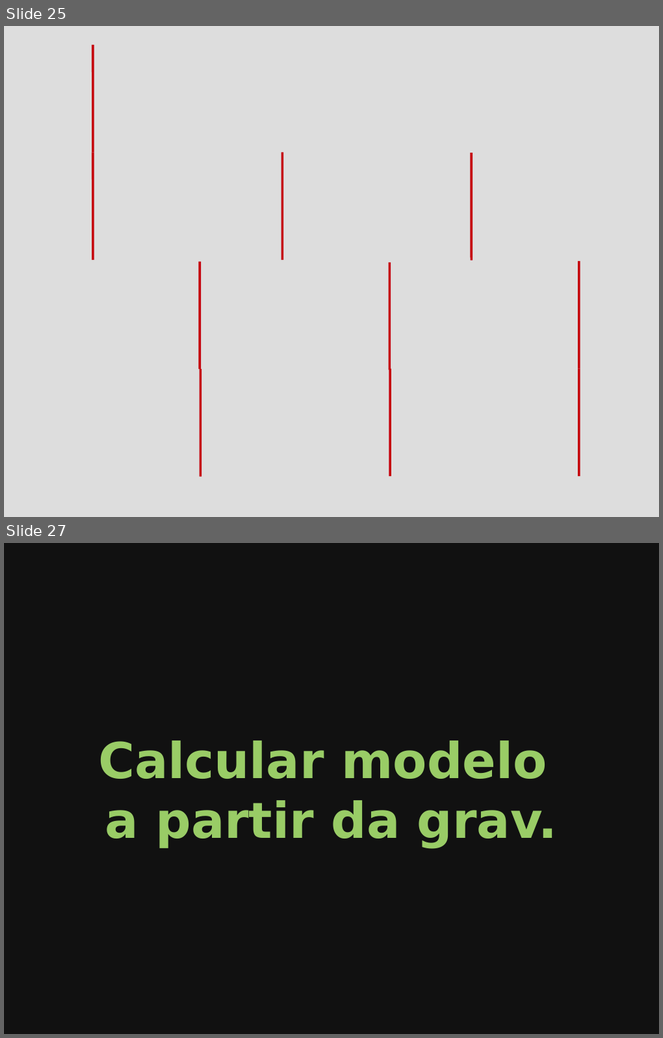
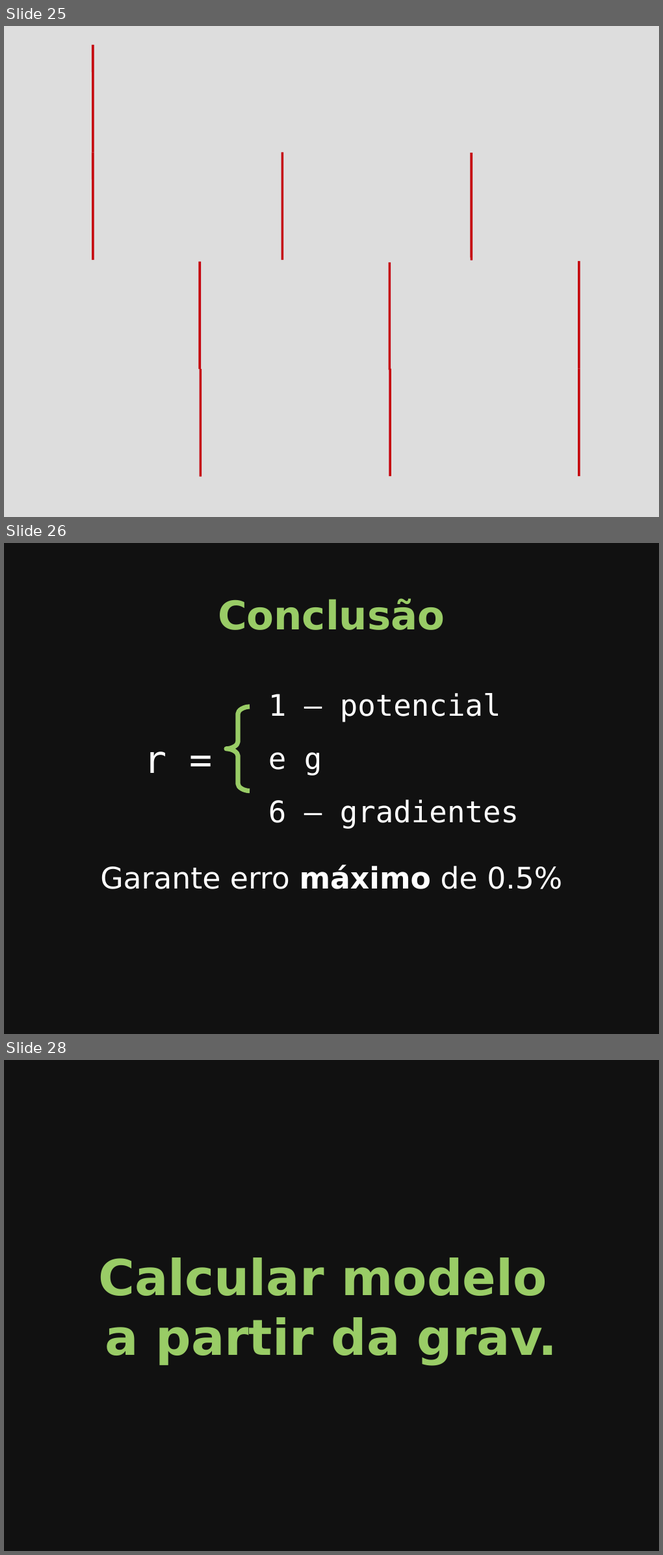
Before and after one commit to leouieda/seminario-on-2014, a slide deck: slides.odp. Shown one above the other, each under a label of ours: slides 25 and 27 before the commit, slides 25, 26 and 28 after it; the slides between them are not shown. The pictures are 663x1038 and 663x1555 pixels, drawn with LibreOffice and Linux fonts; fonts in the diff are those of the drawing; background and template pictures are left out. Boxes give left, top, right and bottom in pixels: in the first picture for what was removed or moved away, otherwise in the second. Text is boxed around its words. In the diff, an @@ line names an element or a change of style, - is before the commit and + after.

```diff
--- a/slides.odp
+++ b/slides.odp
@@ slide 26 added at bbox=[4, 543, 659, 1034], background #111111 @@
@@ title added at bbox=[218, 598, 445, 630], 48 pt, text #99CC66, bold @@
+Conclusão
@@ text added at bbox=[269, 693, 519, 829], 36 pt, text #FFFFFF @@
+1 – potencial e g
+6 – gradientes
@@ freeform shape added at bbox=[226, 707, 250, 791], outline #99CC66 5.67 pt @@
@@ text added at bbox=[144, 752, 166, 773], 46 pt, text #FFFFFF @@
+r =
@@ text added at bbox=[100, 865, 562, 889], 36 pt, text #FFFFFF @@
+Garante erro máximo de 0.5%
@@ what was slide 27 is now slide 28 @@
```
Also in this commit, not shown: 1 slide changed, 12 other slides added, 13 other files.
